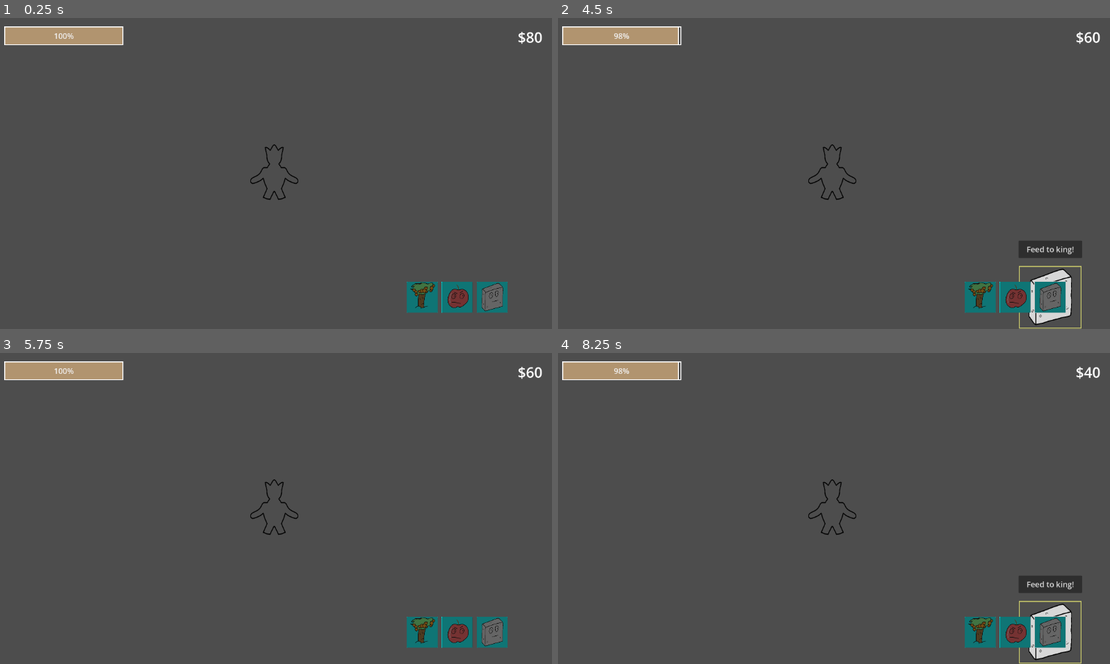
Above: before the commit, frames 1-4 (two rows, left to right).
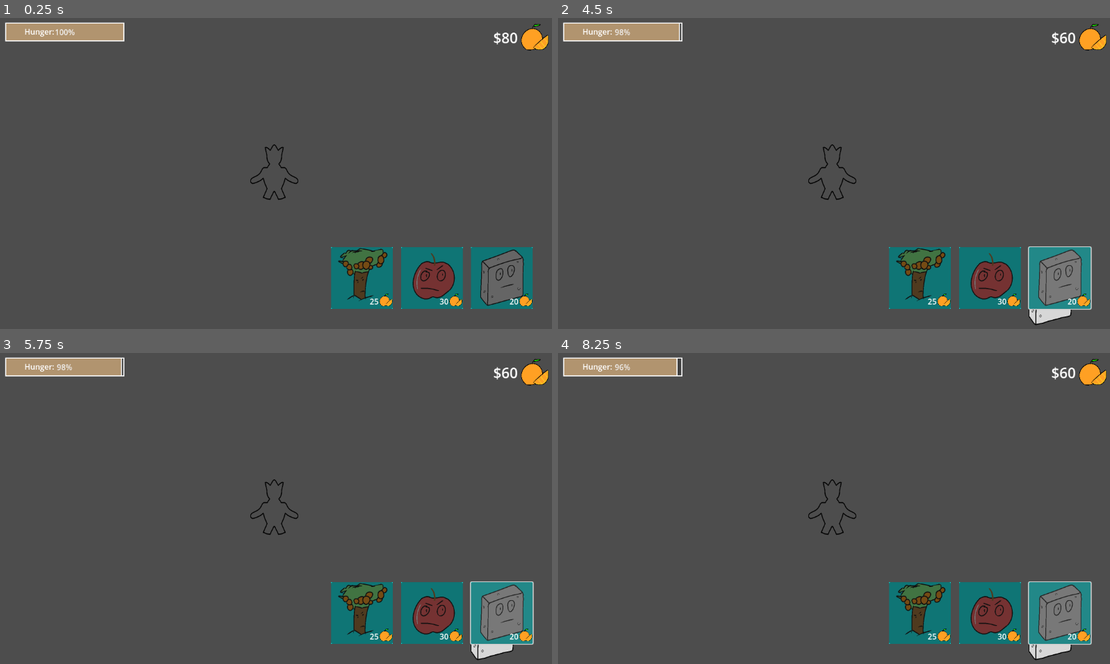
Above: after the commit, the same moments.

Repository: kore4n/wieze
Game: Godot game, scene res://main/universes/Main.tscn
Two runs of this game, one before a commit and one after it. Both use one fixed random seed, a clock stepped at 60 frames per second and the inputs below.
Inputs (mouse positions are in pixels of both pictures, inside the frame that each line leads up to):
- Up to frame 1 (0.25 s): no input
- Up to frame 2 (4.5 s): click (1060, 279) at 0.5 s, where only the run after the commit has a clickable "20"; click (988, 279) at 1.25 s, where only the run after the commit has a clickable "30"; click (922, 279) at 2 s, where only the run after the commit has a clickable "25"; click (1049, 297) at 2.77 s; click (1049, 297) at 3.52 s; click (1060, 279) at 4.25 s, where only the run after the commit has a clickable "20"
- Up to frame 3 (5.75 s): click (491, 583) at 5 s, where only the run before the commit has a clickable "Feed to king!"
- Up to frame 4 (8.25 s): click (988, 614) at 5.75 s, where only the run after the commit has a clickable "30"; click (922, 614) at 6.5 s, where only the run after the commit has a clickable "25"; click (1049, 632) at 7.27 s; click (1060, 614) at 8 s, where only the run after the commit has a clickable "20"

The runs differ from the first frame. In frame 1, 7.0% of the frame differs, in the area x 0-100%, y 1-95%; in frame 2, 8.1%, in the area x 0-100%, y 1-100%; in frame 3, 8.0%; in frame 4, 8.1%.

Commit message:
coin visual

Diff:
--- a/main/audio/audio_manager.tscn
+++ b/main/audio/audio_manager.tscn
@@ -10,4 +10,6 @@
 stream = ExtResource("2_rolak")
 volume_db = -20.0
 autoplay = true
+max_distance = 4096.0
+attenuation = 1e-05
 bus = &"Music"
--- a/main/tower_placement/tower_selection/PickTowerCanvasLayer.tscn
+++ b/main/tower_placement/tower_selection/PickTowerCanvasLayer.tscn
@@ -8,26 +8,23 @@
 
 [node name="Control" type="Control" parent="."]
 layout_mode = 3
-anchors_preset = 7
-anchor_left = 0.5
+anchors_preset = 3
+anchor_left = 1.0
 anchor_top = 1.0
-anchor_right = 0.5
+anchor_right = 1.0
 anchor_bottom = 1.0
-offset_left = 424.0
-offset_top = -98.0
-offset_right = 424.0
-offset_bottom = -98.0
-grow_horizontal = 2
+grow_horizontal = 0
 grow_vertical = 0
 
 [node name="HBoxContainer" type="HBoxContainer" parent="Control"]
 layout_mode = 1
 anchors_preset = 10
 anchor_right = 1.0
-offset_left = -4.0
-offset_right = 4.0
+offset_left = -168.0
+offset_top = -170.0
+offset_right = -160.0
+offset_bottom = -170.0
 grow_horizontal = 2
-scale = Vector2(0.5, 0.5)
 theme_override_constants/separation = -145
 
 [node name="SelectTofuTowerIcon" parent="Control/HBoxContainer" instance=ExtResource("2_ijb75")]
--- a/main/tower_placement/tower_selection/SelectTowerIcon.tscn
+++ b/main/tower_placement/tower_selection/SelectTowerIcon.tscn
@@ -1,6 +1,7 @@
-[gd_scene load_steps=2 format=3 uid="uid://deqfopbxye3ty"]
+[gd_scene load_steps=3 format=3 uid="uid://deqfopbxye3ty"]
 
 [ext_resource type="Script" uid="uid://d330g4xqxbjrx" path="res://main/tower_placement/tower_selection/tower_to_select.gd" id="1_rqry2"]
+[ext_resource type="Texture2D" uid="uid://phj17s661ir1" path="res://main/coins/Orange_1.png" id="2_2hodx"]
 
 [node name="SelectTowerIcon" type="Control"]
 layout_mode = 3
@@ -33,4 +34,25 @@
 grow_horizontal = 2
 grow_vertical = 2
 
+[node name="Label" type="Label" parent="Panel/Button"]
+layout_mode = 1
+anchors_preset = 3
+anchor_left = 1.0
+anchor_top = 1.0
+anchor_right = 1.0
+anchor_bottom = 1.0
+offset_left = -69.0
+offset_top = -27.0
+offset_right = -29.0
+offset_bottom = -4.0
+grow_horizontal = 0
+grow_vertical = 0
+text = "COST"
+horizontal_alignment = 2
+
+[node name="Orange1" type="Sprite2D" parent="Panel/Button"]
+position = Vector2(111, 111)
+scale = Vector2(0.151367, 0.151367)
+texture = ExtResource("2_2hodx")
+
 [connection signal="button_down" from="Panel/Button" to="." method="_on_button_button_down"]
--- a/main/towers/catapult/SelectAppleCatapultTowerIcon.tscn
+++ b/main/towers/catapult/SelectAppleCatapultTowerIcon.tscn
@@ -10,3 +10,6 @@
 [node name="TextureRect" parent="Panel" index="0"]
 texture = ExtResource("3_2fecx")
 expand_mode = 1
+
+[node name="Label" parent="Panel/Button" index="0"]
+text = "30"
--- a/main/towers/coin_generator/CoinTowerPrefab.tscn
+++ b/main/towers/coin_generator/CoinTowerPrefab.tscn
@@ -1,9 +1,10 @@
-[gd_scene load_steps=9 format=3 uid="uid://da4tepb2pqif3"]
+[gd_scene load_steps=10 format=3 uid="uid://da4tepb2pqif3"]
 
 [ext_resource type="PackedScene" uid="uid://dhe5a4tg1kf1y" path="res://main/towers/base_tower/Tower.tscn" id="1_doaen"]
 [ext_resource type="Texture2D" uid="uid://cgvvkddhqohx4" path="res://main/towers/coin_generator/Orchard_1.png" id="2_tk45d"]
 [ext_resource type="Script" uid="uid://xgde7fouc35r" path="res://main/towers/coin_generator/money_generator.gd" id="3_8jb18"]
 [ext_resource type="Texture2D" uid="uid://di671q4lkhi3c" path="res://main/towers/coin_generator/Orchard_2.png" id="3_ey2sw"]
+[ext_resource type="PackedScene" uid="uid://cx734qo1q4w80" path="res://main/towers/coin_generator/coin_generated_vfx.tscn" id="5_ey2sw"]
 
 [sub_resource type="SpriteFrames" id="SpriteFrames_tk45d"]
 animations = [{
@@ -29,7 +30,7 @@
 size = Vector2(256, 238)
 
 [node name="CoinTowerPrefab" instance=ExtResource("1_doaen")]
-cost = 50
+cost = 25
 
 [node name="AnimatedSprite2D" parent="." index="0"]
 sprite_frames = SubResource("SpriteFrames_tk45d")
@@ -49,6 +50,7 @@
 [node name="MoneyGenerator" type="Node2D" parent="." index="3"]
 script = ExtResource("3_8jb18")
 money_to_generate = 5
+coin_vfx = ExtResource("5_ey2sw")
 
 [node name="CollisionShape2D" type="CollisionShape2D" parent="TowerHurtbox" index="0"]
 position = Vector2(0, -9)
--- a/main/towers/coin_generator/SelectCoinGenerateTower.tscn
+++ b/main/towers/coin_generator/SelectCoinGenerateTower.tscn
@@ -10,3 +10,6 @@
 [node name="TextureRect" parent="Panel" index="0"]
 texture = ExtResource("3_t8fa5")
 expand_mode = 1
+
+[node name="Label" parent="Panel/Button" index="0"]
+text = "25"
--- /dev/null
+++ b/main/towers/coin_generator/coin_generated_vfx.gd
@@ -0,0 +1,8 @@
+extends Node2D
+
+func _ready():
+	get_tree().create_timer(5).timeout.connect(func(): queue_free())
+
+func _process(delta):
+	modulate.a -= delta / 5
+	position += delta * 20 * Vector2.UP
--- /dev/null
+++ b/main/towers/coin_generator/coin_generated_vfx.tscn
@@ -0,0 +1,35 @@
+[gd_scene load_steps=5 format=3 uid="uid://cx734qo1q4w80"]
+
+[ext_resource type="Texture2D" uid="uid://phj17s661ir1" path="res://main/coins/Orange_1.png" id="1_rxjoo"]
+[ext_resource type="Script" uid="uid://mxy6m1wdrqy5" path="res://main/towers/coin_generator/coin_generated_vfx.gd" id="1_ysqvt"]
+[ext_resource type="Texture2D" uid="uid://4f4tl3hr043" path="res://main/coins/Orange_2.png" id="2_ysqvt"]
+
+[sub_resource type="SpriteFrames" id="SpriteFrames_l8f3m"]
+animations = [{
+"frames": [{
+"duration": 1.0,
+"texture": ExtResource("1_rxjoo")
+}, {
+"duration": 1.0,
+"texture": ExtResource("2_ysqvt")
+}],
+"loop": true,
+"name": &"default",
+"speed": 5.0
+}]
+
+[node name="CoinGeneratedVfx" type="Node2D"]
+script = ExtResource("1_ysqvt")
+
+[node name="AnimatedSprite2D2" type="AnimatedSprite2D" parent="."]
+position = Vector2(28, 0)
+scale = Vector2(0.365234, 0.365234)
+sprite_frames = SubResource("SpriteFrames_l8f3m")
+
+[node name="Label" type="Label" parent="."]
+offset_left = -34.0
+offset_top = -18.0
+offset_right = 18.0
+offset_bottom = 16.0
+theme_override_font_sizes/font_size = 24
+text = "+5"
--- a/main/towers/coin_generator/money_generator.gd
+++ b/main/towers/coin_generator/money_generator.gd
@@ -2,6 +2,7 @@
 
 @export var generate_interval: int = 5
 @export var money_to_generate: int = 2
+@export var coin_vfx: PackedScene
 
 func _ready():
 	var timer = Timer.new()
@@ -13,3 +14,6 @@
 
 func _generate():
 	Globals.money += money_to_generate
+	var inst = coin_vfx.instantiate()
+	add_child(inst)
+	inst.position = Vector2(0, -100)
--- a/main/towers/extra_firm_tofu/SelectTofuTower.tscn
+++ b/main/towers/extra_firm_tofu/SelectTofuTower.tscn
@@ -10,3 +10,6 @@
 [node name="TextureRect" parent="Panel" index="0"]
 texture = ExtResource("3_i3gom")
 expand_mode = 1
+
+[node name="Label" parent="Panel/Button" index="0"]
+text = "20"
--- a/main/universes/Main.tscn
+++ b/main/universes/Main.tscn
@@ -7,6 +7,7 @@
 [ext_resource type="PackedScene" uid="uid://c7vcviakru0n7" path="res://main/tower_placement/tower_selection/PickTowerCanvasLayer.tscn" id="5_1fyd6"]
 [ext_resource type="Script" uid="uid://cdcsgpjft8rxf" path="res://main/ui/money_label.gd" id="5_oc406"]
 [ext_resource type="PackedScene" uid="uid://bkbrlivs35o5e" path="res://main/core_king/CoreKing.tscn" id="5_ruamb"]
+[ext_resource type="Texture2D" uid="uid://phj17s661ir1" path="res://main/coins/Orange_1.png" id="7_21qrk"]
 
 [sub_resource type="StyleBoxFlat" id="StyleBoxFlat_y0fej"]
 bg_color = Color(0.252028, 0.252028, 0.252028, 1)
@@ -47,36 +48,52 @@
 anchors_preset = 15
 anchor_right = 1.0
 anchor_bottom = 1.0
+offset_left = 1.0
+offset_right = 1.0
 grow_horizontal = 2
 grow_vertical = 2
 mouse_filter = 2
 
 [node name="HungerBar" type="ProgressBar" parent="HUD/Control"]
 layout_mode = 0
-offset_left = 16.0
-offset_top = 19.0
-offset_right = 263.0
-offset_bottom = 58.0
+offset_left = 17.0
+offset_top = 11.0
+offset_right = 264.0
+offset_bottom = 50.0
 theme_override_styles/background = SubResource("StyleBoxFlat_y0fej")
 theme_override_styles/fill = SubResource("StyleBoxFlat_xur1t")
 value = 50.0
 allow_greater = true
 script = ExtResource("2_0eocs")
 
+[node name="Label3" type="Label" parent="HUD/Control/HungerBar"]
+layout_mode = 1
+offset_left = 40.0
+offset_top = 7.0
+offset_right = 118.0
+offset_bottom = 33.0
+theme_override_font_sizes/font_size = 16
+text = "Hunger:"
+
 [node name="MoneyLabel" type="Label" parent="HUD/Control"]
 layout_mode = 1
 anchors_preset = 1
 anchor_left = 1.0
 anchor_right = 1.0
-offset_left = -133.0
-offset_top = 20.0
-offset_right = -20.0
-offset_bottom = 63.0
+offset_left = -185.0
+offset_top = 21.0
+offset_right = -72.0
+offset_bottom = 64.0
 grow_horizontal = 0
 text = "Money"
 label_settings = SubResource("LabelSettings_ruamb")
 horizontal_alignment = 2
 script = ExtResource("5_oc406")
+
+[node name="Orange1" type="Sprite2D" parent="HUD/Control/MoneyLabel"]
+position = Vector2(143, 23)
+scale = Vector2(0.328125, 0.328125)
+texture = ExtResource("7_21qrk")
 
 [node name="Label" type="Label" parent="HUD/Control"]
 layout_mode = 1
Not shown, added: main/towers/coin_generator/coin_generated_vfx.gd.uid
Not shown: 1 places in main/universes/Main.tscn that only renumber resources
